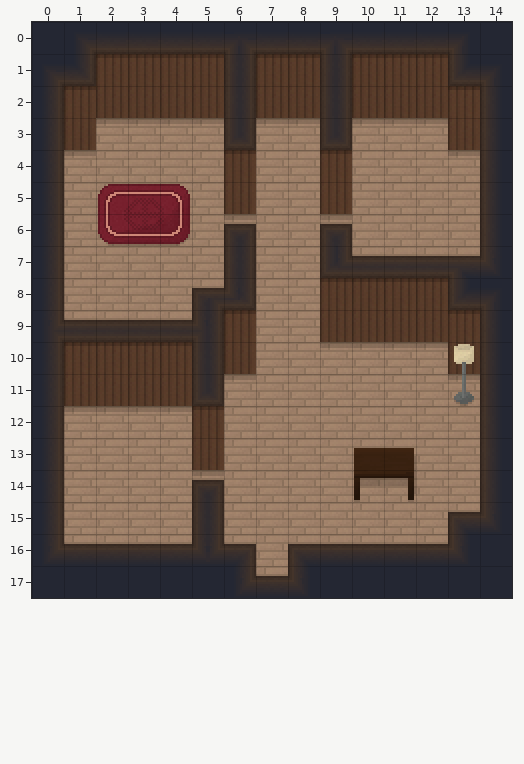
Level history. Tiled map: Content/Maps/Town/Inside/BlueHouse.tmx. The picture above was drawn from the file before the commit.
Cells are 16x16 px. Shown: x 0..14, y 0..17.
After:
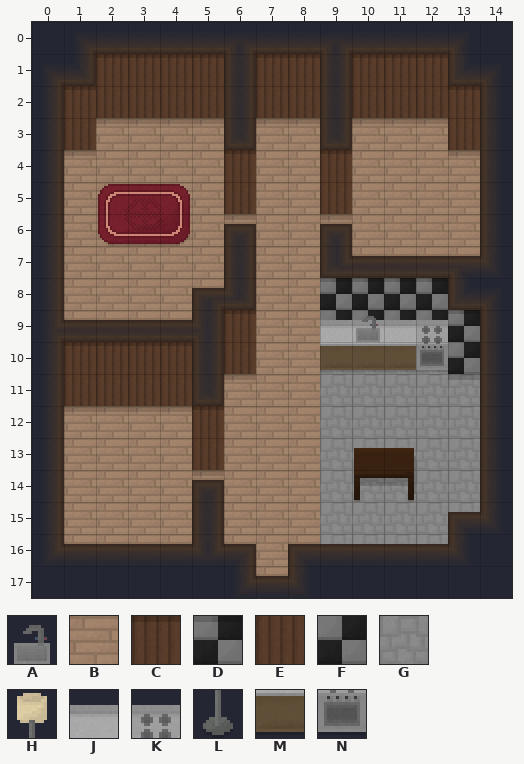
Key: from "InsideTiles": A 35, B 48, C 49, D 50, E 65, F 66, G 68, H 80, J 84, K 85, L 96, M 100, N 101.
_ is an empty cell.
Tiles of an added or newly shown layer are drawn over the layers below it.
From the commit log: added a kitchen counter
What changed:
Layer "Ground":
The edit turns tile B into tile G in row 10 at x 9 to 12; in rows 11 to 15 at x 9 to 13; in row 16 at x 9 to 12.
Layer "Objects":
The edit turns tile C into tile D in row 8 at x 9 to 12; in row 9 at x 13.
The edit turns tile E into tile F in row 9 at x 9 to 12; in row 10 at x 13.
There is now tile M in row 10 at x 9 to 11.
There is now tile N in row 10 at x 12.
Tile L is removed in row 11 at x 13.
Layer "Objects1" (added):
There is now tile J in row 9 at x 9 to 11.
There is now tile K in row 9 at x 12.
Layer "Above":
There is now tile A in row 9 at x 10.
Tile H is removed in row 10 at x 13.
Pixel boxes of the changes (left, top, right, bottom) in both pictures:
changed: (320, 278, 480, 544)
